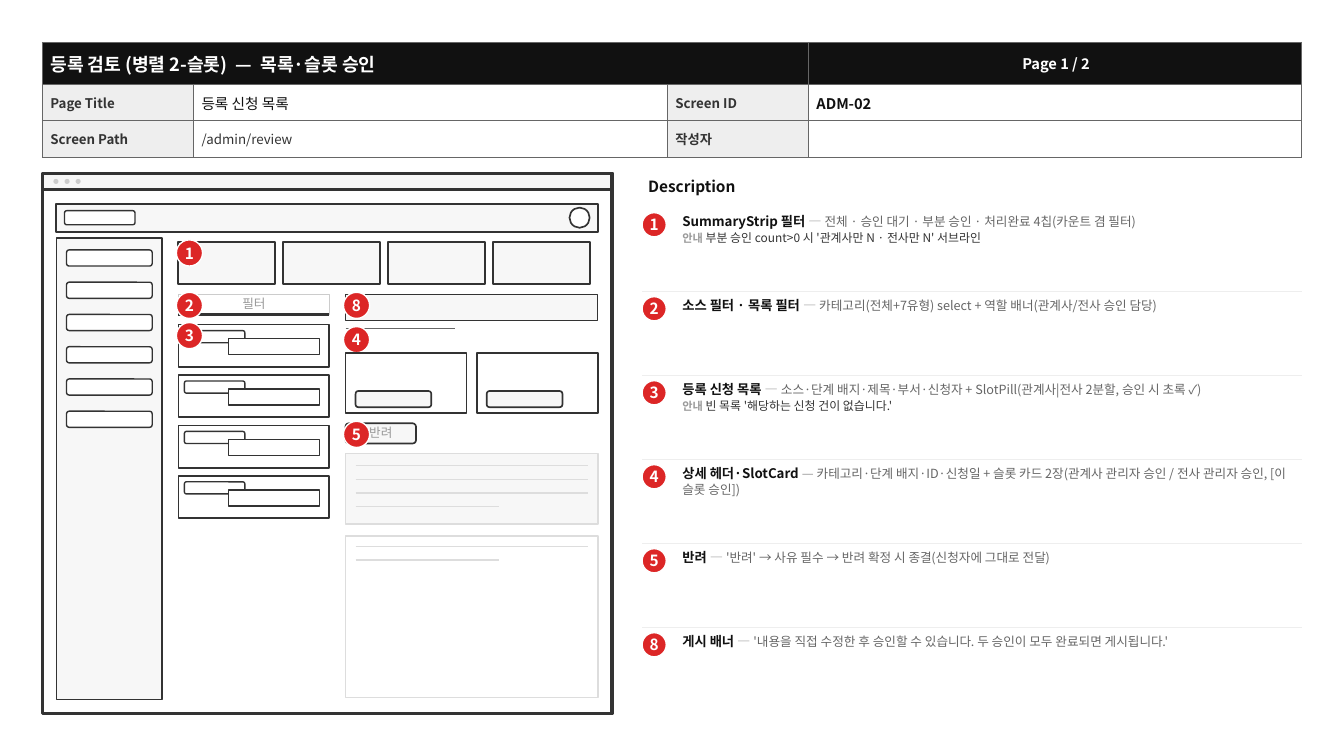
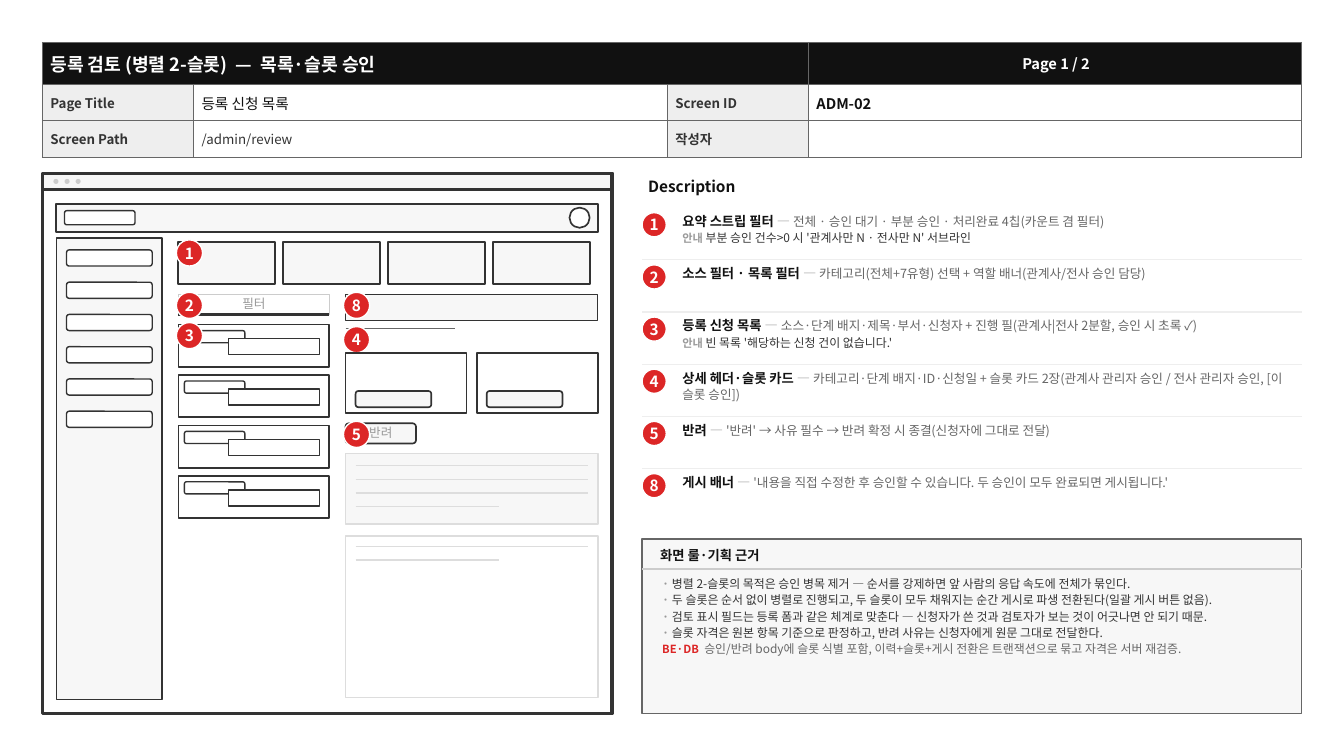
Before and after one commit to BaeNerd/Workspace, a slide deck: slide 4 of axplatform/docs/screen-specs/admin-screens.pptx. Drawn at 1344x756 pixels with LibreOffice and Linux fonts; fonts in the diff are those of the drawing. Boxes give left, top, right and bottom in pixels: in the first picture for what was removed or moved away, otherwise in the second. Text is boxed around its words. In the diff, an @@ line names an element or a change of style, - is before the commit and + after.

```diff
--- a/axplatform/docs/screen-specs/admin-screens.pptx
+++ b/axplatform/docs/screen-specs/admin-screens.pptx
@@ text at <box>682,215,1104,243</box>: text changed; size 8.5 to 9 pt; text colour #333333 to #666666 @@
-SummaryStrip 필터 — 전체 · 승인 대기 · 부분 승인 · 처리완료 4칩(카운트 겸 필터)
-안내 부분 승인 count>0 시 '관계사만 N · 전사만 N' 서브라인
+요약 스트립 필터 — 전체 · 승인 대기 · 부분 승인 · 처리완료 4칩(카운트 겸 필터)
+안내 부분 승인 건수>0 시 '관계사만 N · 전사만 N' 서브라인
@@ ellipse "2": place and size @@
-ellipse "2" at <box>642,296,666,321</box>
+ellipse "2" at <box>642,265,666,289</box>
@@ line moved from (642, 291) - (1302, 291) to (642, 260) - (1302, 260) @@
@@ text at <box>682,267,1145,280</box>: text changed @@
-소스 필터 · 목록 필터 — 카테고리(전체+7유형) select + 역할 배너(관계사/전사 승인 담당)
+소스 필터 · 목록 필터 — 카테고리(전체+7유형) 선택 + 역할 배너(관계사/전사 승인 담당)
@@ ellipse "3": place and size @@
-ellipse "3" at <box>642,381,666,405</box>
+ellipse "3" at <box>642,318,666,342</box>
@@ line moved from (642, 376) - (1302, 376) to (642, 313) - (1302, 313) @@
@@ text "등록 신청 목록 — 소스·단계 ...": place and size @@
-text "등록 신청 목록 — 소스·단계 ..." at <box>682,383,1186,411</box>
+text "등록 신청 목록 — 소스·단계 ..." at <box>682,319,1181,348</box>
@@ text at <box>682,319,1181,334</box>: text changed @@
-등록 신청 목록 — 소스·단계 배지·제목·부서·신청자 + SlotPill(관계사|전사 2분할, 승인 시 초록 ✓)
+등록 신청 목록 — 소스·단계 배지·제목·부서·신청자 + 진행 필(관계사|전사 2분할, 승인 시 초록 ✓)
@@ ellipse "4": place and size @@
-ellipse "4" at <box>642,465,666,489</box>
+ellipse "4" at <box>642,369,666,393</box>
@@ line moved from (642, 460) - (1302, 460) to (642, 364) - (1302, 364) @@
@@ text at <box>682,372,1283,401</box>: text changed @@
-상세 헤더·SlotCard — 카테고리·단계 배지·ID·신청일 + 슬롯 카드 2장(관계사 관리자 승인 / 전사 관리자 승인, [이 슬롯 승인])
+상세 헤더·슬롯 카드 — 카테고리·단계 배지·ID·신청일 + 슬롯 카드 2장(관계사 관리자 승인 / 전사 관리자 승인, [이 슬롯 승인])
@@ line moved from (642, 543) - (1302, 543) to (642, 416) - (1302, 416) @@
@@ text "반려 — '반려' → 사유 ...": place and size @@
-text "반려 — '반려' → 사유 ..." at <box>682,551,1050,565</box>
+text "반려 — '반려' → 사유 ..." at <box>682,424,1050,438</box>
@@ ellipse "5": place and size @@
-ellipse "5" at <box>642,548,666,573</box>
+ellipse "5" at <box>642,421,666,446</box>
@@ ellipse "8": place and size @@
-ellipse "8" at <box>642,633,666,657</box>
+ellipse "8" at <box>642,474,666,498</box>
@@ line moved from (642, 628) - (1302, 628) to (642, 469) - (1302, 469) @@
@@ text "게시 배너 — '내용을 직접 ...": place and size @@
-text "게시 배너 — '내용을 직접 ..." at <box>682,635,1168,648</box>
+text "게시 배너 — '내용을 직접 ..." at <box>682,476,1168,489</box>
@@ rectangle added at <box>642,539,1302,714</box>, fill #F7F7F7, outline #666666 1 pt @@
@@ text added at <box>660,548,759,562</box>, 9.5 pt, text #111111, bold @@
+화면 룰·기획 근거
@@ line added from (642, 570) to (1302, 570), #CCCCCC 1 pt @@
@@ text added at <box>662,578,1212,656</box>, 8.5 pt, text #333333 @@
+· 병렬 2-슬롯의 목적은 승인 병목 제거 — 순서를 강제하면 앞 사람의 응답 속도에 전체가 묶인다.
+· 두 슬롯은 순서 없이 병렬로 진행되고, 두 슬롯이 모두 채워지는 순간 게시로 파생 전환된다(일괄 게시 버튼 없음).
+· 검토 표시 필드는 등록 폼과 같은 체계로 맞춘다 — 신청자가 쓴 것과 검토자가 보는 것이 어긋나면 안 되기 때문.
+· 슬롯 자격은 원본 항목 기준으로 판정하고, 반려 사유는 신청자에게 원문 그대로 전달한다.
+BE·DB 승인/반려 body에 슬롯 식별 포함, 이력+슬롯+게시 전환은 트랜잭션으로 묶고 자격은 서버 재검증.
```
Also in this commit, not shown: 21 other slides changed, 6 other files.
